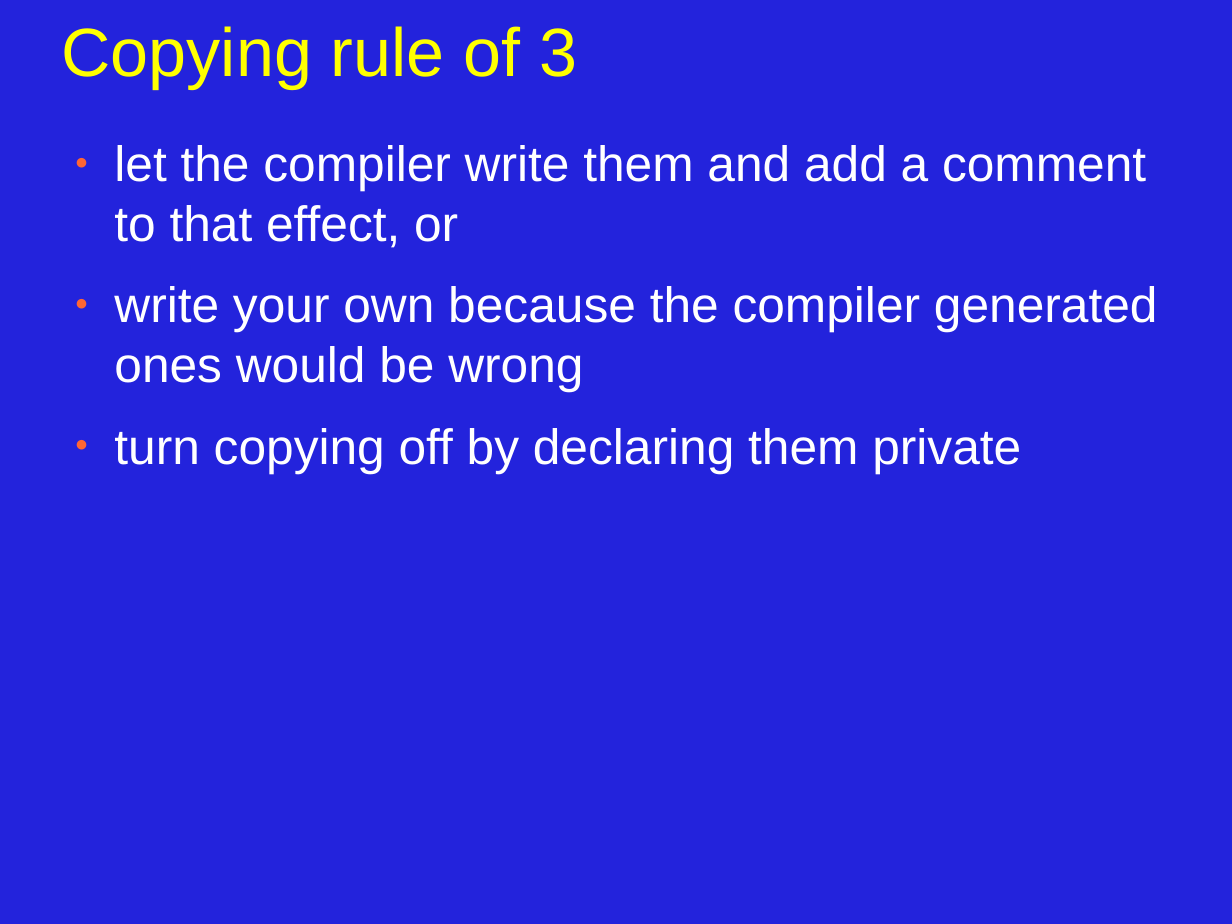
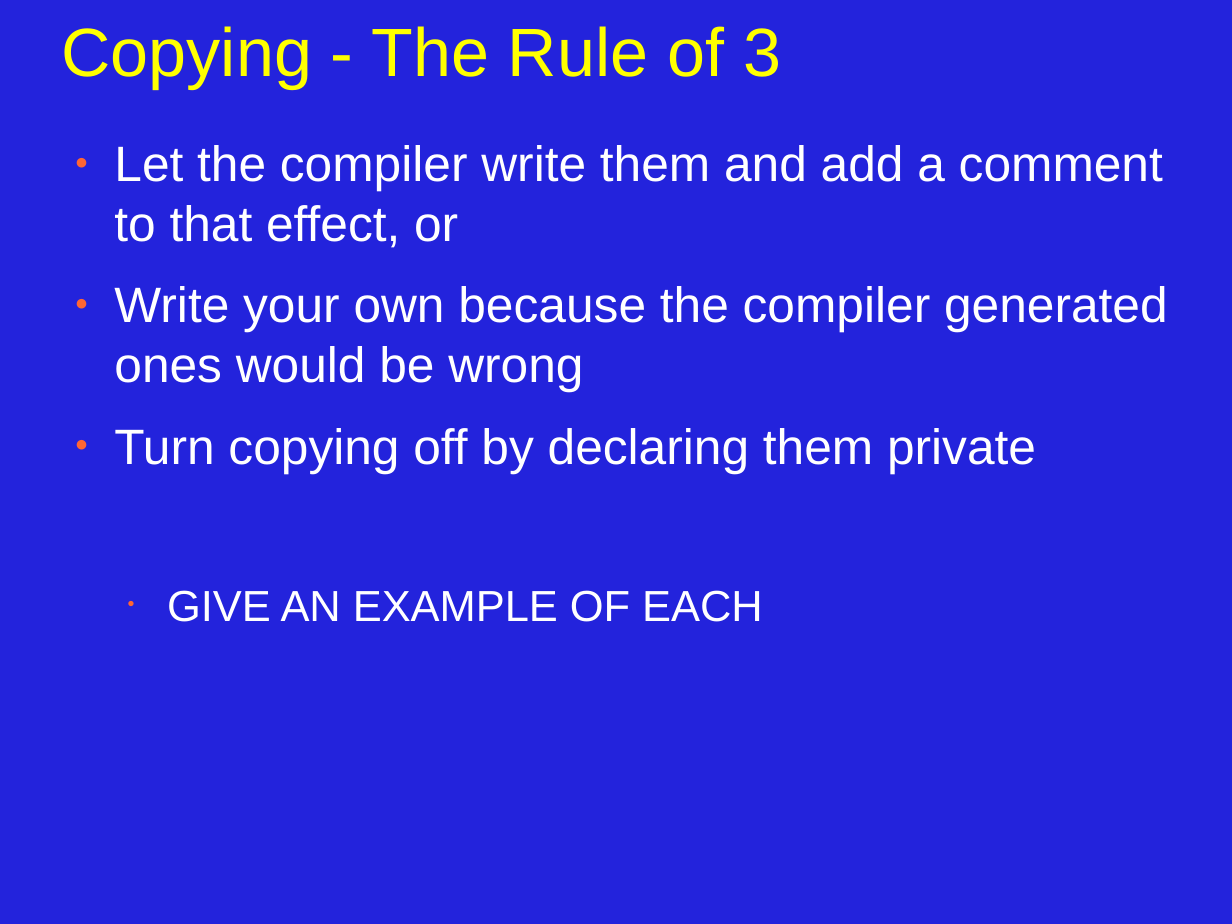
Before and after one commit to JonJagger/two-day-courses, a slide deck: slide 24 of cppf/04_Objects_Classes_and_Lifetime.odp (slide 20 before the commit). Drawn at 1232x924 pixels with LibreOffice and Linux fonts; fonts in the diff are those of the drawing. Boxes give left, top, right and bottom in pixels: in the first picture for what was removed or moved away, otherwise in the second. Text is boxed around its words. In the diff, an @@ line names an element or a change of style, - is before the commit and + after.

```diff
--- a/cppf/04_Objects_Classes_and_Lifetime.odp
+++ b/cppf/04_Objects_Classes_and_Lifetime.odp
@@ title at [62, 26, 781, 89]: text changed @@
-Copying rule of 3
+Copying - The Rule of 3
@@ text at [114, 145, 1168, 622]: text changed @@
-● let the compiler write them and add a comment to that effect, or
-● write your own because the compiler generated ones would be wrong
-● turn copying off by declaring them private
+● Let the compiler write them and add a comment to that effect, or
+● Write your own because the compiler generated ones would be wrong
+● Turn copying off by declaring them private
+  • GIVE AN EXAMPLE OF EACH
```
Also in this commit, not shown: 14 other slides changed, 3 slides added, 4 slides removed.
